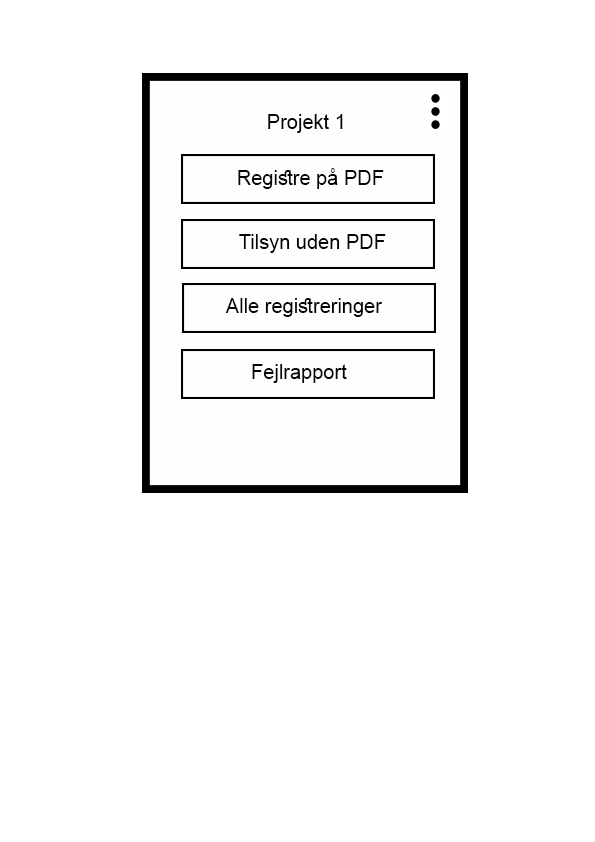
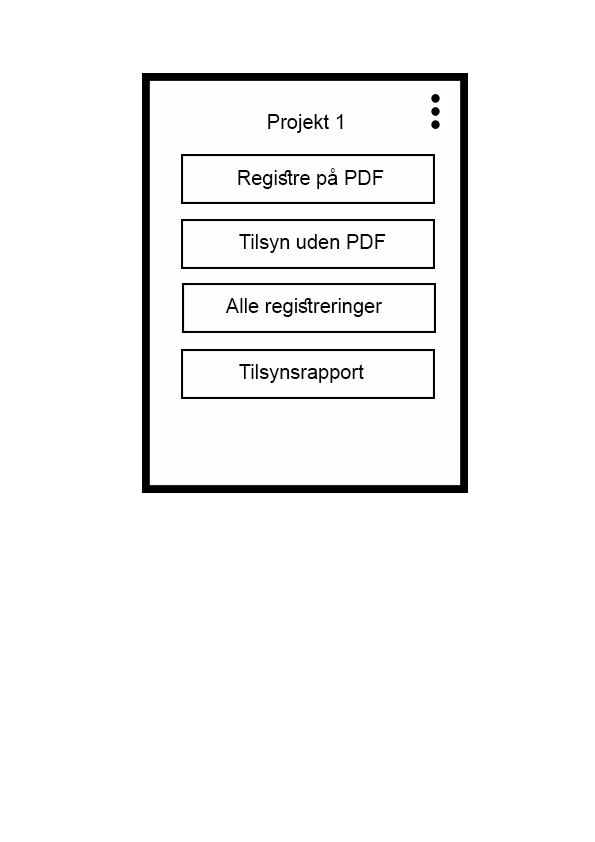
Layered file, before and after one edit (595x842). Changes by layer:
renamed "Fejlrapport" to "Tilsynsrapport", painted on it over [239, 364, 364, 383]
